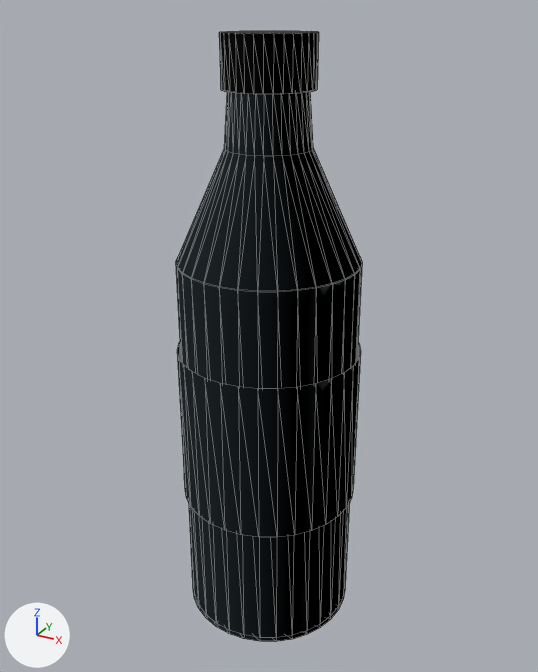
Before and after pictures for a commit that changed the glTF model public/modelos/botella-agua.glb.
Before and after are seen from a 50 mm lens placed at (0.133, -0.241, 0.247), pointed at (-0.001, 0.002, 0.126). The lights are fixed; the arrows at lower left show +X, +Y and +Z. The older version comes first. Mesh edges are drawn as thin lines. Vertices at exactly the same position are counted once.

Before the edit, the objects in view are built like this:
```python
mat_botellaagua = principled_material('botellaAgua')
mat_botellaagua.base_color = (0.521, 0.694, 0.807)  # blue #bfd9e8
mat_botellaagua.roughness = 0.15
me_mesh_0 = bpy.data.meshes.new('Mesh_0')
me_mesh_0.from_pydata(...)  # 370 vertices, 608 faces; spans x -0.037..0.037, y -0.037..0.037, z 0.0..0.24
# faces by material slot: [480, 128]
me_mesh_0.materials.append(mat_botellaagua)  # blue #bfd9e8
me_mesh_0.materials.append(mat_aluminio)  # light grey #c9ccd1
ob_mesh_0 = bpy.data.objects.new('Mesh_0', me_mesh_0)
ob_mesh_0.location = (0.0, 0.0, 0.0)
```
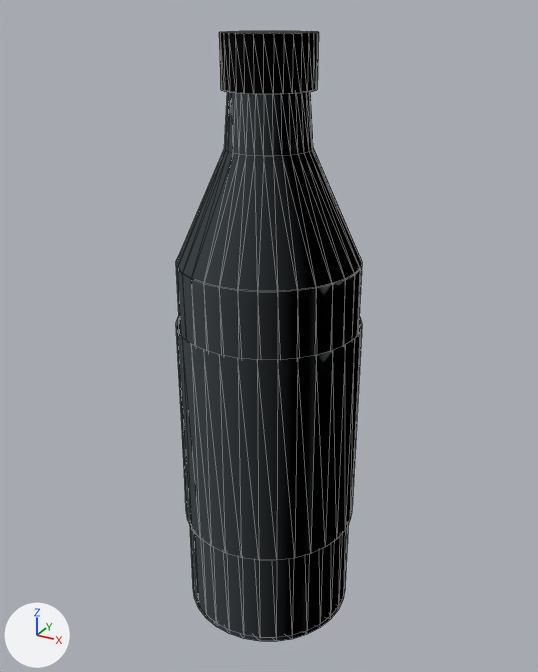
Edits to the bpy script that builds the scene:
```text
Change mat_botellaagua:
    mat_botellaagua.roughness: 0.15 -> 0.4
Change me_mesh_0:
    where me_mesh_0.from_pydata(...)  # 370 vertices, 608 faces; spans x -0.037..0.037, y -0.037..0.037, z 0.0..0.24
    used by ob_mesh_0; location = (0.0, 0.0, 0.0)
    me_mesh_0 part 1: the loose piece of 66 vertices spanning x -0.037..0.037, y -0.037..0.037, z 0.056..0.122 is scaled about its middle by (1, 1, 1.35)
```

Where the change shows, as pixel boxes [x1, y1, x2, y2] in the pictures (538 x 672 px; the box of a moved part takes in the faces that stretch with it):
'Mesh_0', surface changed, reshaped
    both: [176, 30, 362, 642]
part 1 of me_mesh_0, moved or reshaped
    before: [177, 342, 361, 538]
    after: [176, 316, 362, 561]
